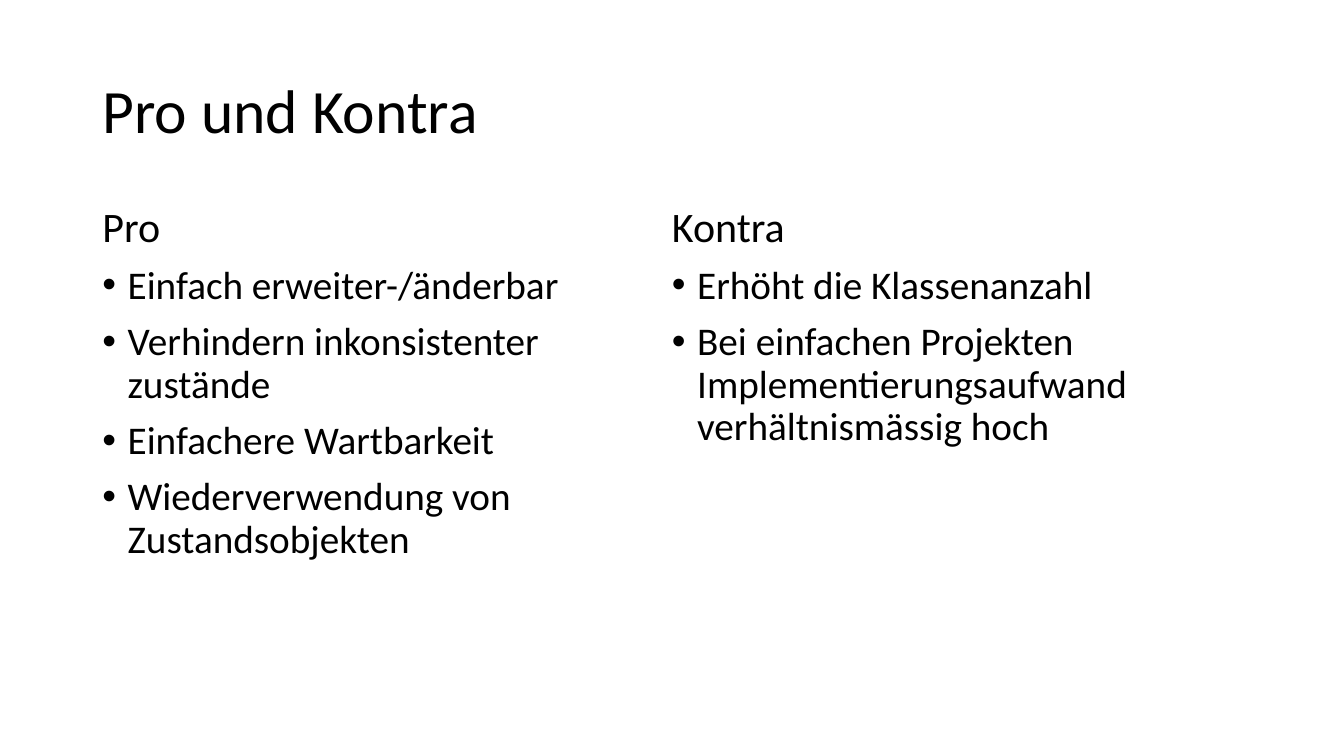
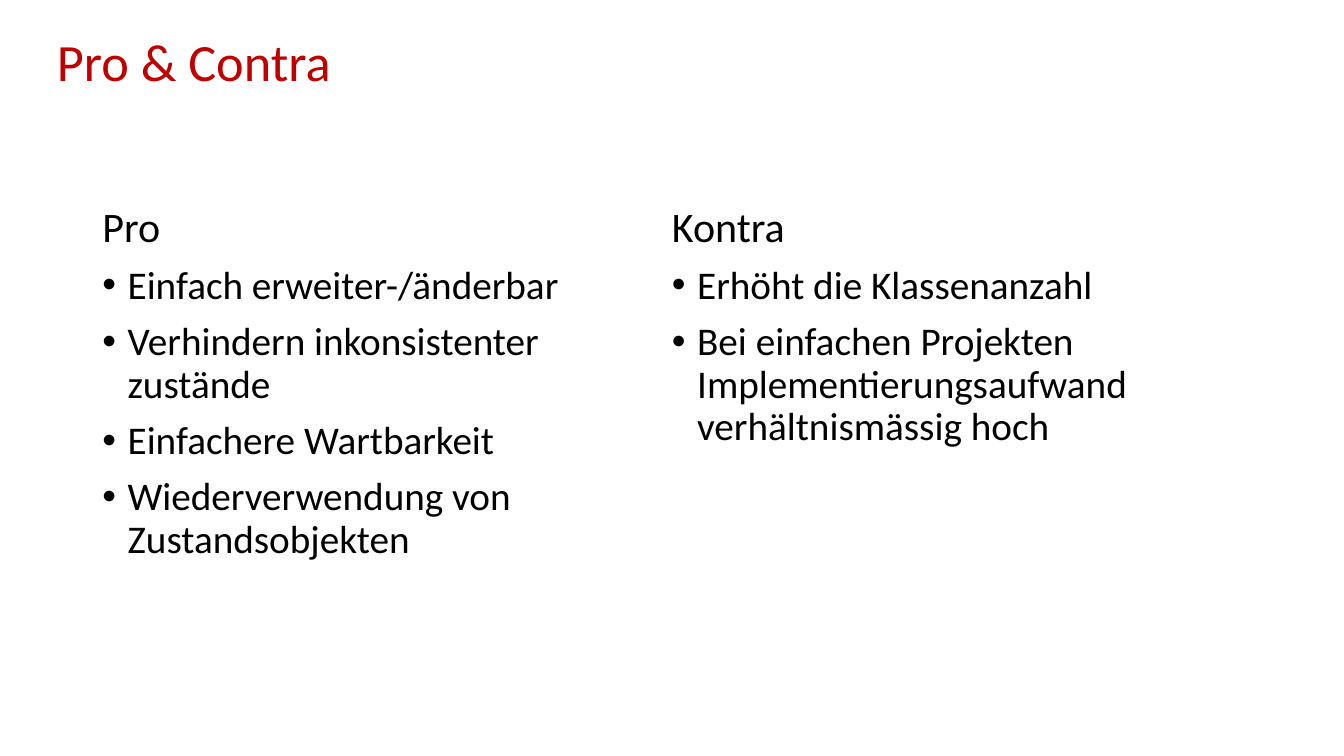
Before and after one commit to zyssm4/ch.bfh.btx8081.w2015.red, a slide deck: slide 8 of doc/Task12/Task 12.pptx (slide 4 before the commit). Drawn at 1344x756 pixels with LibreOffice and Linux fonts; fonts in the diff are those of the drawing. Boxes give left, top, right and bottom in pixels: in the first picture for what was removed or moved away, otherwise in the second. Text is boxed around its words. In the diff, an @@ line names an element or a change of style, - is before the commit and + after.

```diff
--- a/doc/Task12/Task 12.pptx
+++ b/doc/Task12/Task 12.pptx
@@ text added at [57,47,330,82], 37.4 pt, text #C00000 @@
+Pro & Contra
@@ title removed at [102,90,478,134] @@
-Pro und Kontra
```
Also in this commit, not shown: 6 slides added, 2 slides removed.
